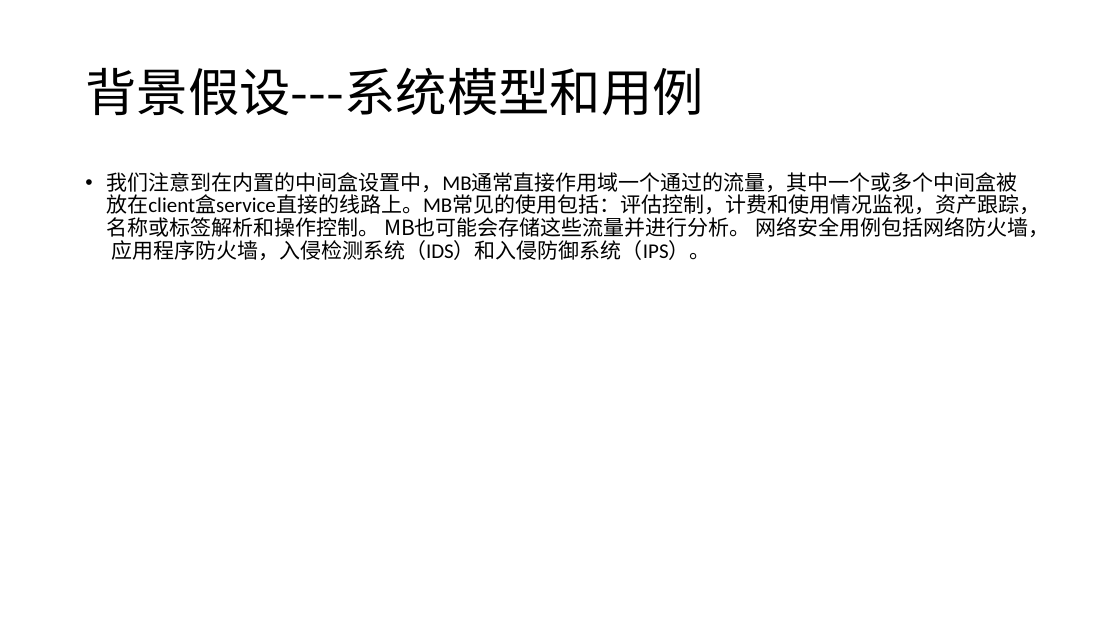
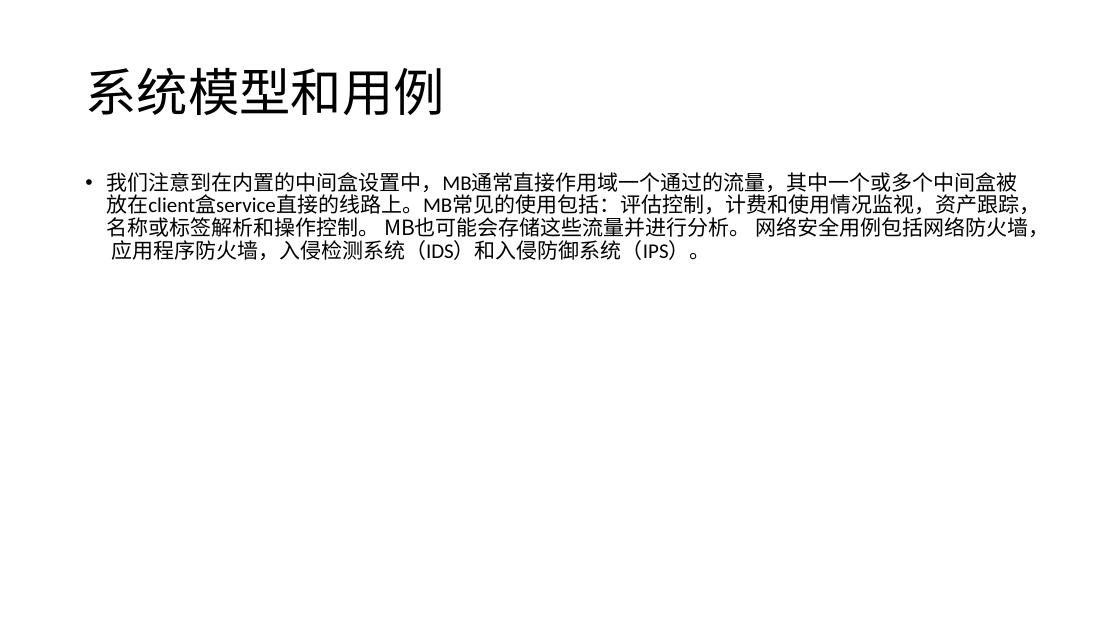
Before and after one commit to mikami-yua/security_papers, a slide deck: slide 9 of 深度包检测.pptx (slide 16 before the commit). Drawn at 1120x630 pixels with LibreOffice and Linux fonts; fonts in the diff are those of the drawing. Boxes give left, top, right and bottom in pixels: in the first picture for what was removed or moved away, otherwise in the second. Text is boxed around its words. In the diff, an @@ line names an element or a change of style, - is before the commit and + after.

```diff
--- a/深度包检测.pptx
+++ b/深度包检测.pptx
@@ title at [85, 68, 444, 115]: text changed @@
-背景假设---系统模型和用例
+系统模型和用例
```
Also in this commit, not shown: 32 other slides changed, 9 slides added, 8 slides removed, 19 other files.
